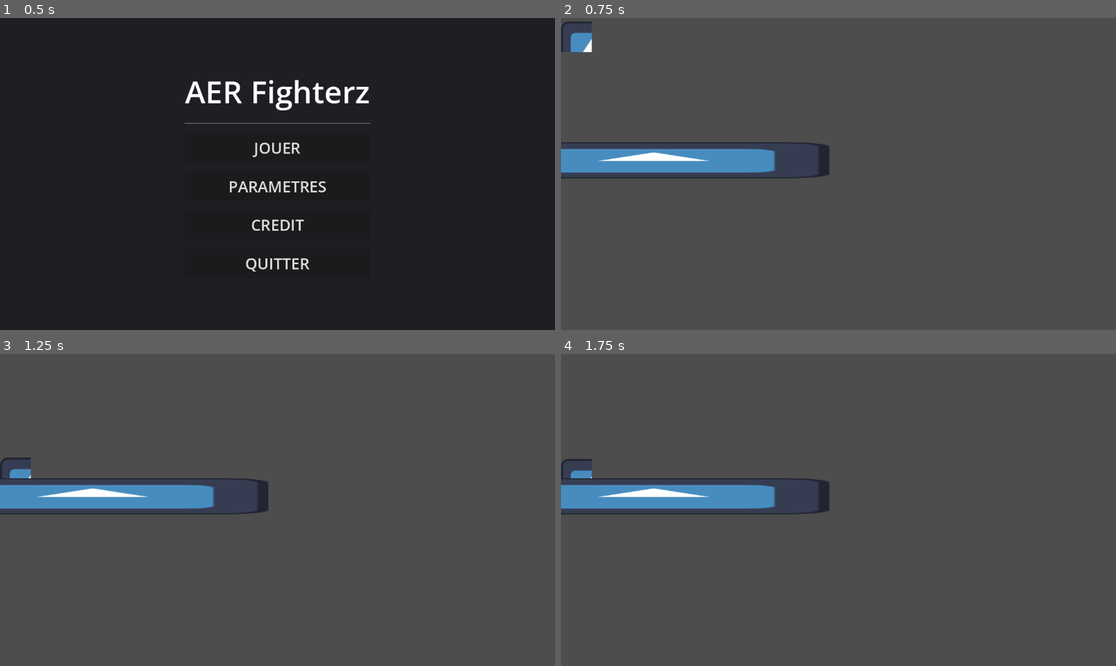
Above: before the commit, frames 1-4 (two rows, left to right).
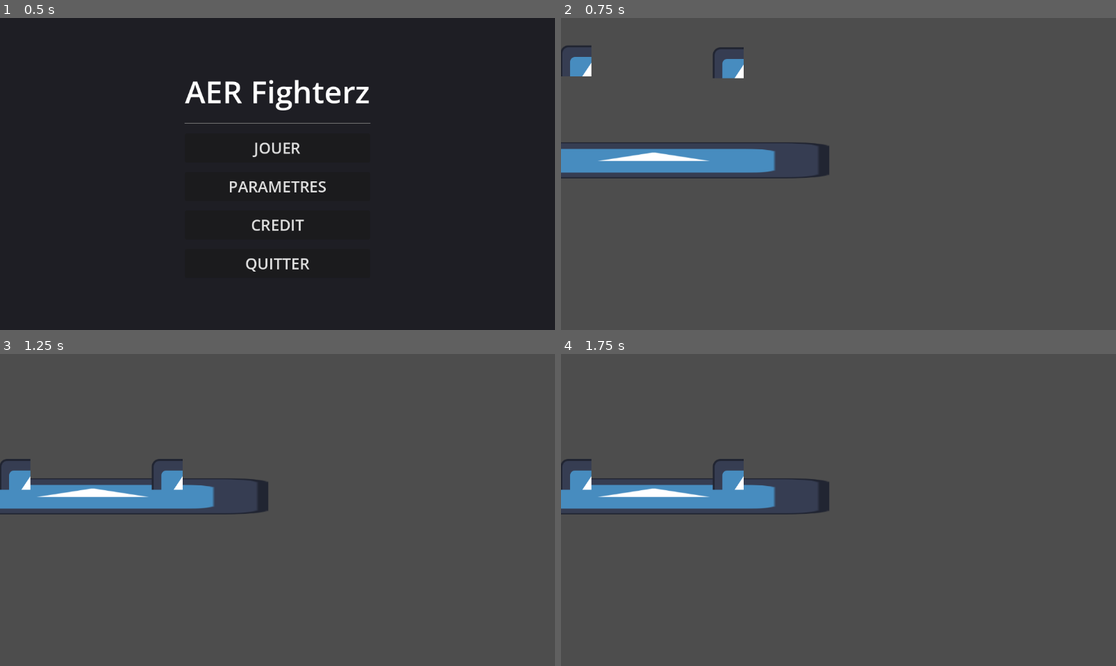
Above: after the commit, the same moments.

Repository: Alexnex31/Game-JAM-epitech
Game: Godot game, scene res://src/scenes/MainMenu.tscn
Two runs of this game, one before a commit and one after it. Both use one fixed random seed, a clock stepped at 60 frames per second and the inputs below. The engine's default icon, where the game draws it, is replaced by a stand-in: a white triangle on a blue panel in a dark square.
Inputs:
- Up to frame 1 (0.5 s): no input
- Up to frame 2 (0.75 s): click "JOUER" at 0.5 s
- Up to frame 3 (1.25 s): no input
- Up to frame 4 (1.75 s): tap Enter (ui_accept) at 1.25, 1.52 s; hold Right (ui_right) from 1.28 s (still down)

Frame 1 is identical in both runs. In frame 2, 0.9% of the frame differs, in the area x 0-33%, y 1-20%; in frame 3, 0.5%; in frame 4, 0.5%.

Commit message:
ADD: base attacks for president character

Diff:
--- a/fighting-game/Marc.tscn
+++ b/fighting-game/Marc.tscn
@@ -1,7 +1,7 @@
 [gd_scene format=3 uid="uid://dqt473x2caf87"]
 
 [ext_resource type="PackedScene" uid="uid://cd7t7xpmbu3cx" path="res://FighterBase.tscn" id="1_svb0j"]
-[ext_resource type="Script" uid="uid://kdqbxeic2cjs" path="res://marc_extend.gd" id="2_ycs55"]
+[ext_resource type="Script" uid="uid://kdqbxeic2cjs" path="res://scripts/marc_extend.gd" id="2_ycs55"]
 
 [node name="Marc_FighterBase" unique_id=1814184204 instance=ExtResource("1_svb0j")]
 script = ExtResource("2_ycs55")
--- a/fighting-game/NOE.tscn
+++ b/fighting-game/NOE.tscn
@@ -1,7 +1,7 @@
 [gd_scene format=3 uid="uid://ben8x18wuvevq"]
 
 [ext_resource type="PackedScene" uid="uid://cd7t7xpmbu3cx" path="res://FighterBase.tscn" id="1_ubaqj"]
-[ext_resource type="Script" uid="uid://q4desb2emonh" path="res://noe_climb.gd" id="2_t5x6t"]
+[ext_resource type="Script" uid="uid://q4desb2emonh" path="res://scripts/noe_climb.gd" id="2_t5x6t"]
 
 [node name="NOE_FighterBase" unique_id=1814184204 instance=ExtResource("1_ubaqj")]
 script = ExtResource("2_t5x6t")
--- a/fighting-game/President.tscn
+++ b/fighting-game/President.tscn
@@ -1,8 +1,651 @@
 [gd_scene format=3 uid="uid://btjqgmgnfkknx"]
 
 [ext_resource type="PackedScene" uid="uid://cd7t7xpmbu3cx" path="res://FighterBase.tscn" id="1_qngl1"]
+[ext_resource type="Script" uid="uid://dcb3pljtce4fq" path="res://president_standard.gd" id="2_6lstj"]
+
+[sub_resource type="Animation" id="Animation_6lstj"]
+length = 0.001
+tracks/0/type = "value"
+tracks/0/imported = false
+tracks/0/enabled = true
+tracks/0/path = NodePath("Sprite2D:frame")
+tracks/0/interp = 1
+tracks/0/loop_wrap = true
+tracks/0/keys = {
+"times": PackedFloat32Array(0),
+"transitions": PackedFloat32Array(1),
+"update": 1,
+"values": [0]
+}
+tracks/1/type = "value"
+tracks/1/imported = false
+tracks/1/enabled = true
+tracks/1/path = NodePath("Hitbox/CollisionShape2D:disabled")
+tracks/1/interp = 1
+tracks/1/loop_wrap = true
+tracks/1/keys = {
+"times": PackedFloat32Array(0),
+"transitions": PackedFloat32Array(1),
+"update": 1,
+"values": [false]
+}
+
+[sub_resource type="Animation" id="Animation_k5ska"]
+resource_name = "air_dash_attack"
+length = 0.5
+tracks/0/type = "value"
+tracks/0/imported = false
+tracks/0/enabled = true
+tracks/0/path = NodePath("Sprite2D:frame")
+tracks/0/interp = 1
+tracks/0/loop_wrap = true
+tracks/0/keys = {
+"times": PackedFloat32Array(0, 0.1, 0.2, 0.3, 0.4, 0.5),
+"transitions": PackedFloat32Array(1, 1, 1, 1, 1, 1),
+"update": 1,
+"values": [0, 1, 3, 1, 2, 0]
+}
+tracks/1/type = "value"
+tracks/1/imported = false
+tracks/1/enabled = true
+tracks/1/path = NodePath("Hitbox/CollisionShape2D:disabled")
+tracks/1/interp = 1
+tracks/1/loop_wrap = true
+tracks/1/keys = {
+"times": PackedFloat32Array(0.2, 0.4),
+"transitions": PackedFloat32Array(1, 1),
+"update": 1,
+"values": [false, true]
+}
+tracks/2/type = "method"
+tracks/2/imported = false
+tracks/2/enabled = true
+tracks/2/path = NodePath(".")
+tracks/2/interp = 1
+tracks/2/loop_wrap = true
+tracks/2/keys = {
+"times": PackedFloat32Array(0.33333334),
+"transitions": PackedFloat32Array(1),
+"values": [{
+"args": [],
+"method": &"end_attack"
+}]
+}
+
+[sub_resource type="Animation" id="Animation_n16mq"]
+resource_name = "air_headbutt"
+length = 0.5
+tracks/0/type = "value"
+tracks/0/imported = false
+tracks/0/enabled = true
+tracks/0/path = NodePath("Sprite2D:frame")
+tracks/0/interp = 1
+tracks/0/loop_wrap = true
+tracks/0/keys = {
+"times": PackedFloat32Array(0, 0.1, 0.2, 0.3, 0.4, 0.5),
+"transitions": PackedFloat32Array(1, 1, 1, 1, 1, 1),
+"update": 1,
+"values": [0, 1, 3, 1, 2, 0]
+}
+tracks/1/type = "value"
+tracks/1/imported = false
+tracks/1/enabled = true
+tracks/1/path = NodePath("Hitbox/CollisionShape2D:disabled")
+tracks/1/interp = 1
+tracks/1/loop_wrap = true
+tracks/1/keys = {
+"times": PackedFloat32Array(0.2, 0.4),
+"transitions": PackedFloat32Array(1, 1),
+"update": 1,
+"values": [false, true]
+}
+tracks/2/type = "method"
+tracks/2/imported = false
+tracks/2/enabled = true
+tracks/2/path = NodePath(".")
+tracks/2/interp = 1
+tracks/2/loop_wrap = true
+tracks/2/keys = {
+"times": PackedFloat32Array(0.33333334),
+"transitions": PackedFloat32Array(1),
+"values": [{
+"args": [],
+"method": &"end_attack"
+}]
+}
+
+[sub_resource type="Animation" id="Animation_h2ayf"]
+resource_name = "air_kick"
+length = 0.5
+tracks/0/type = "value"
+tracks/0/imported = false
+tracks/0/enabled = true
+tracks/0/path = NodePath("Sprite2D:frame")
+tracks/0/interp = 1
+tracks/0/loop_wrap = true
+tracks/0/keys = {
+"times": PackedFloat32Array(0, 0.1, 0.2, 0.3, 0.4, 0.5),
+"transitions": PackedFloat32Array(1, 1, 1, 1, 1, 1),
+"update": 1,
+"values": [0, 1, 3, 1, 2, 0]
+}
+tracks/1/type = "value"
+tracks/1/imported = false
+tracks/1/enabled = true
+tracks/1/path = NodePath("Hitbox/CollisionShape2D:disabled")
+tracks/1/interp = 1
+tracks/1/loop_wrap = true
+tracks/1/keys = {
+"times": PackedFloat32Array(0.2, 0.4),
+"transitions": PackedFloat32Array(1, 1),
+"update": 1,
+"values": [false, true]
+}
+tracks/2/type = "method"
+tracks/2/imported = false
+tracks/2/enabled = true
+tracks/2/path = NodePath(".")
+tracks/2/interp = 1
+tracks/2/loop_wrap = true
+tracks/2/keys = {
+"times": PackedFloat32Array(0.33333334),
+"transitions": PackedFloat32Array(1),
+"values": [{
+"args": [],
+"method": &"end_attack"
+}]
+}
+
+[sub_resource type="Animation" id="Animation_44spi"]
+resource_name = "air_spin"
+length = 0.5
+tracks/0/type = "value"
+tracks/0/imported = false
+tracks/0/enabled = true
+tracks/0/path = NodePath("Sprite2D:frame")
+tracks/0/interp = 1
+tracks/0/loop_wrap = true
+tracks/0/keys = {
+"times": PackedFloat32Array(0, 0.1, 0.2, 0.3, 0.4, 0.5),
+"transitions": PackedFloat32Array(1, 1, 1, 1, 1, 1),
+"update": 1,
+"values": [0, 1, 3, 1, 2, 0]
+}
+tracks/1/type = "value"
+tracks/1/imported = false
+tracks/1/enabled = true
+tracks/1/path = NodePath("Hitbox/CollisionShape2D:disabled")
+tracks/1/interp = 1
+tracks/1/loop_wrap = true
+tracks/1/keys = {
+"times": PackedFloat32Array(0.2, 0.4),
+"transitions": PackedFloat32Array(1, 1),
+"update": 1,
+"values": [false, true]
+}
+tracks/2/type = "method"
+tracks/2/imported = false
+tracks/2/enabled = true
+tracks/2/path = NodePath(".")
+tracks/2/interp = 1
+tracks/2/loop_wrap = true
+tracks/2/keys = {
+"times": PackedFloat32Array(0.33333334),
+"transitions": PackedFloat32Array(1),
+"values": [{
+"args": [],
+"method": &"end_attack"
+}]
+}
+
+[sub_resource type="Animation" id="Animation_ia7mg"]
+resource_name = "attack_normal"
+length = 0.5
+tracks/0/type = "value"
+tracks/0/imported = false
+tracks/0/enabled = true
+tracks/0/path = NodePath("Sprite2D:frame")
+tracks/0/interp = 1
+tracks/0/loop_wrap = true
+tracks/0/keys = {
+"times": PackedFloat32Array(0, 0.1, 0.2, 0.3, 0.4, 0.5),
+"transitions": PackedFloat32Array(1, 1, 1, 1, 1, 1),
+"update": 1,
+"values": [0, 1, 2, 3, 0, 1]
+}
+tracks/1/type = "value"
+tracks/1/imported = false
+tracks/1/enabled = true
+tracks/1/path = NodePath("Hitbox/CollisionShape2D:disabled")
+tracks/1/interp = 1
+tracks/1/loop_wrap = true
+tracks/1/keys = {
+"times": PackedFloat32Array(0.15, 0.35),
+"transitions": PackedFloat32Array(1, 1),
+"update": 1,
+"values": [false, true]
+}
+tracks/2/type = "method"
+tracks/2/imported = false
+tracks/2/enabled = true
+tracks/2/path = NodePath(".")
+tracks/2/interp = 1
+tracks/2/loop_wrap = true
+tracks/2/keys = {
+"times": PackedFloat32Array(0.4),
+"transitions": PackedFloat32Array(1),
+"values": [{
+"args": [],
+"method": &"end_attack"
+}]
+}
+
+[sub_resource type="Animation" id="Animation_idjwv"]
+resource_name = "dash_attack"
+length = 0.5
+tracks/0/type = "value"
+tracks/0/imported = false
+tracks/0/enabled = true
+tracks/0/path = NodePath("Sprite2D:frame")
+tracks/0/interp = 1
+tracks/0/loop_wrap = true
+tracks/0/keys = {
+"times": PackedFloat32Array(0, 0.1, 0.2, 0.3, 0.4, 0.5),
+"transitions": PackedFloat32Array(1, 1, 1, 1, 1, 1),
+"update": 1,
+"values": [0, 1, 3, 1, 2, 0]
+}
+tracks/1/type = "value"
+tracks/1/imported = false
+tracks/1/enabled = true
+tracks/1/path = NodePath("Hitbox/CollisionShape2D:disabled")
+tracks/1/interp = 1
+tracks/1/loop_wrap = true
+tracks/1/keys = {
+"times": PackedFloat32Array(0.2, 0.4),
+"transitions": PackedFloat32Array(1, 1),
+"update": 1,
+"values": [false, true]
+}
+tracks/2/type = "method"
+tracks/2/imported = false
+tracks/2/enabled = true
+tracks/2/path = NodePath(".")
+tracks/2/interp = 1
+tracks/2/loop_wrap = true
+tracks/2/keys = {
+"times": PackedFloat32Array(0.33333334),
+"transitions": PackedFloat32Array(1),
+"values": [{
+"args": [],
+"method": &"end_attack"
+}]
+}
+
+[sub_resource type="Animation" id="Animation_vqse7"]
+resource_name = "neutral"
+length = 0.5
+tracks/0/type = "value"
+tracks/0/imported = false
+tracks/0/enabled = true
+tracks/0/path = NodePath("Sprite2D:frame")
+tracks/0/interp = 1
+tracks/0/loop_wrap = true
+tracks/0/keys = {
+"times": PackedFloat32Array(0, 0.1, 0.2, 0.3, 0.4, 0.5),
+"transitions": PackedFloat32Array(1, 1, 1, 1, 1, 1),
+"update": 1,
+"values": [0, 1, 3, 1, 2, 0]
+}
+tracks/1/type = "value"
+tracks/1/imported = false
+tracks/1/enabled = true
+tracks/1/path = NodePath("Hitbox/CollisionShape2D:disabled")
+tracks/1/interp = 1
+tracks/1/loop_wrap = true
+tracks/1/keys = {
+"times": PackedFloat32Array(0.2, 0.4),
+"transitions": PackedFloat32Array(1, 1),
+"update": 1,
+"values": [false, true]
+}
+tracks/2/type = "method"
+tracks/2/imported = false
+tracks/2/enabled = true
+tracks/2/path = NodePath(".")
+tracks/2/interp = 1
+tracks/2/loop_wrap = true
+tracks/2/keys = {
+"times": PackedFloat32Array(0.33333334),
+"transitions": PackedFloat32Array(1),
+"values": [{
+"args": [],
+"method": &"end_attack"
+}]
+}
+
+[sub_resource type="Animation" id="Animation_qlc5t"]
+resource_name = "poirier"
+length = 0.5
+tracks/0/type = "value"
+tracks/0/imported = false
+tracks/0/enabled = true
+tracks/0/path = NodePath("Sprite2D:frame")
+tracks/0/interp = 1
+tracks/0/loop_wrap = true
+tracks/0/keys = {
+"times": PackedFloat32Array(0, 0.1, 0.2, 0.3, 0.4, 0.5),
+"transitions": PackedFloat32Array(1, 1, 1, 1, 1, 1),
+"update": 1,
+"values": [0, 1, 3, 1, 2, 0]
+}
+tracks/1/type = "value"
+tracks/1/imported = false
+tracks/1/enabled = true
+tracks/1/path = NodePath("Hitbox/CollisionShape2D:disabled")
+tracks/1/interp = 1
+tracks/1/loop_wrap = true
+tracks/1/keys = {
+"times": PackedFloat32Array(0.2, 0.4),
+"transitions": PackedFloat32Array(1, 1),
+"update": 1,
+"values": [false, true]
+}
+tracks/2/type = "method"
+tracks/2/imported = false
+tracks/2/enabled = true
+tracks/2/path = NodePath(".")
+tracks/2/interp = 1
+tracks/2/loop_wrap = true
+tracks/2/keys = {
+"times": PackedFloat32Array(0.33333334),
+"transitions": PackedFloat32Array(1),
+"values": [{
+"args": [],
+"method": &"end_attack"
+}]
+}
+
+[sub_resource type="Animation" id="Animation_pobqh"]
+resource_name = "spec_air"
+length = 0.5
+tracks/0/type = "value"
+tracks/0/imported = false
+tracks/0/enabled = true
+tracks/0/path = NodePath("Sprite2D:frame")
+tracks/0/interp = 1
+tracks/0/loop_wrap = true
+tracks/0/keys = {
+"times": PackedFloat32Array(0, 0.1, 0.2, 0.3, 0.4, 0.5),
+"transitions": PackedFloat32Array(1, 1, 1, 1, 1, 1),
+"update": 1,
+"values": [0, 1, 3, 1, 2, 0]
+}
+tracks/1/type = "value"
+tracks/1/imported = false
+tracks/1/enabled = true
+tracks/1/path = NodePath("Hitbox/CollisionShape2D:disabled")
+tracks/1/interp = 1
+tracks/1/loop_wrap = true
+tracks/1/keys = {
+"times": PackedFloat32Array(0.2, 0.4),
+"transitions": PackedFloat32Array(1, 1),
+"update": 1,
+"values": [false, true]
+}
+tracks/2/type = "method"
+tracks/2/imported = false
+tracks/2/enabled = true
+tracks/2/path = NodePath(".")
+tracks/2/interp = 1
+tracks/2/loop_wrap = true
+tracks/2/keys = {
+"times": PackedFloat32Array(0.33333334),
+"transitions": PackedFloat32Array(1),
+"values": [{
+"args": [],
+"method": &"end_attack"
+}]
+}
+
+[sub_resource type="Animation" id="Animation_shh03"]
+resource_name = "spec_down"
+length = 0.5
+tracks/0/type = "value"
+tracks/0/imported = false
+tracks/0/enabled = true
+tracks/0/path = NodePath("Sprite2D:frame")
+tracks/0/interp = 1
+tracks/0/loop_wrap = true
+tracks/0/keys = {
+"times": PackedFloat32Array(0, 0.1, 0.2, 0.3, 0.4, 0.5),
+"transitions": PackedFloat32Array(1, 1, 1, 1, 1, 1),
+"update": 1,
+"values": [0, 1, 3, 1, 2, 0]
+}
+tracks/1/type = "value"
+tracks/1/imported = false
+tracks/1/enabled = true
+tracks/1/path = NodePath("Hitbox/CollisionShape2D:disabled")
+tracks/1/interp = 1
+tracks/1/loop_wrap = true
+tracks/1/keys = {
+"times": PackedFloat32Array(0.2, 0.4),
+"transitions": PackedFloat32Array(1, 1),
+"update": 1,
+"values": [false, true]
+}
+tracks/2/type = "method"
+tracks/2/imported = false
+tracks/2/enabled = true
+tracks/2/path = NodePath(".")
+tracks/2/interp = 1
+tracks/2/loop_wrap = true
+tracks/2/keys = {
+"times": PackedFloat32Array(0.33333334),
+"transitions": PackedFloat32Array(1),
+"values": [{
+"args": [],
+"method": &"end_attack"
+}]
+}
+
+[sub_resource type="Animation" id="Animation_lcgo2"]
+resource_name = "spec_neutral"
+length = 0.5
+tracks/0/type = "value"
+tracks/0/imported = false
+tracks/0/enabled = true
+tracks/0/path = NodePath("Sprite2D:frame")
+tracks/0/interp = 1
+tracks/0/loop_wrap = true
+tracks/0/keys = {
+"times": PackedFloat32Array(0, 0.1, 0.2, 0.3, 0.4, 0.5),
+"transitions": PackedFloat32Array(1, 1, 1, 1, 1, 1),
+"update": 1,
+"values": [0, 1, 3, 1, 2, 0]
+}
+tracks/1/type = "value"
+tracks/1/imported = false
+tracks/1/enabled = true
+tracks/1/path = NodePath("Hitbox/CollisionShape2D:disabled")
+tracks/1/interp = 1
+tracks/1/loop_wrap = true
+tracks/1/keys = {
+"times": PackedFloat32Array(0.2, 0.4),
+"transitions": PackedFloat32Array(1, 1),
+"update": 1,
+"values": [false, true]
+}
+tracks/2/type = "method"
+tracks/2/imported = false
+tracks/2/enabled = true
+tracks/2/path = NodePath(".")
+tracks/2/interp = 1
+tracks/2/loop_wrap = true
+tracks/2/keys = {
+"times": PackedFloat32Array(0.33333334),
+"transitions": PackedFloat32Array(1),
+"values": [{
+"args": [],
+"method": &"end_attack"
+}]
+}
+
+[sub_resource type="Animation" id="Animation_0e3mr"]
+resource_name = "spec_side"
+length = 0.5
+tracks/0/type = "value"
+tracks/0/imported = false
+tracks/0/enabled = true
+tracks/0/path = NodePath("Sprite2D:frame")
+tracks/0/interp = 1
+tracks/0/loop_wrap = true
+tracks/0/keys = {
+"times": PackedFloat32Array(0, 0.1, 0.2, 0.3, 0.4, 0.5),
+"transitions": PackedFloat32Array(1, 1, 1, 1, 1, 1),
+"update": 1,
+"values": [0, 1, 3, 1, 2, 0]
+}
+tracks/1/type = "value"
+tracks/1/imported = false
+tracks/1/enabled = true
+tracks/1/path = NodePath("Hitbox/CollisionShape2D:disabled")
+tracks/1/interp = 1
+tracks/1/loop_wrap = true
+tracks/1/keys = {
+"times": PackedFloat32Array(0.2, 0.4),
+"transitions": PackedFloat32Array(1, 1),
+"update": 1,
+"values": [false, true]
+}
+tracks/2/type = "method"
+tracks/2/imported = false
+tracks/2/enabled = true
+tracks/2/path = NodePath(".")
+tracks/2/interp = 1
+tracks/2/loop_wrap = true
+tracks/2/keys = {
+"times": PackedFloat32Array(0.33333334),
+"transitions": PackedFloat32Array(1),
+"values": [{
+"args": [],
+"method": &"end_attack"
+}]
+}
+
+[sub_resource type="Animation" id="Animation_1nelo"]
+resource_name = "spec_up"
+length = 0.5
+tracks/0/type = "value"
+tracks/0/imported = false
+tracks/0/enabled = true
+tracks/0/path = NodePath("Sprite2D:frame")
+tracks/0/interp = 1
+tracks/0/loop_wrap = true
+tracks/0/keys = {
+"times": PackedFloat32Array(0, 0.1, 0.2, 0.3, 0.4, 0.5),
+"transitions": PackedFloat32Array(1, 1, 1, 1, 1, 1),
+"update": 1,
+"values": [0, 1, 3, 1, 2, 0]
+}
+tracks/1/type = "value"
+tracks/1/imported = false
+tracks/1/enabled = true
+tracks/1/path = NodePath("Hitbox/CollisionShape2D:disabled")
+tracks/1/interp = 1
+tracks/1/loop_wrap = true
+tracks/1/keys = {
+"times": PackedFloat32Array(0.2, 0.4),
+"transitions": PackedFloat32Array(1, 1),
+"update": 1,
+"values": [false, true]
+}
+tracks/2/type = "method"
+tracks/2/imported = false
+tracks/2/enabled = true
+tracks/2/path = NodePath(".")
+tracks/2/interp = 1
+tracks/2/loop_wrap = true
+tracks/2/keys = {
+"times": PackedFloat32Array(0.33333334),
+"transitions": PackedFloat32Array(1),
+"values": [{
+"args": [],
+"method": &"end_attack"
+}]
+}
+
+[sub_resource type="Animation" id="Animation_tg5ce"]
+resource_name = "uppercut"
+length = 0.5
+tracks/0/type = "value"
+tracks/0/imported = false
+tracks/0/enabled = true
+tracks/0/path = NodePath("Sprite2D:frame")
+tracks/0/interp = 1
+tracks/0/loop_wrap = true
+tracks/0/keys = {
+"times": PackedFloat32Array(0, 0.1, 0.2, 0.3, 0.4, 0.5),
+"transitions": PackedFloat32Array(1, 1, 1, 1, 1, 1),
+"update": 1,
+"values": [0, 1, 3, 1, 2, 0]
+}
+tracks/1/type = "value"
+tracks/1/imported = false
+tracks/1/enabled = true
+tracks/1/path = NodePath("Hitbox/CollisionShape2D:disabled")
+tracks/1/interp = 1
+tracks/1/loop_wrap = true
+tracks/1/keys = {
+"times": PackedFloat32Array(0.2, 0.4),
+"transitions": PackedFloat32Array(1, 1),
+"update": 1,
+"values": [false, true]
+}
+tracks/2/type = "method"
+tracks/2/imported = false
+tracks/2/enabled = true
+tracks/2/path = NodePath(".")
+tracks/2/interp = 1
+tracks/2/loop_wrap = true
+tracks/2/keys = {
+"times": PackedFloat32Array(0.33333334),
+"transitions": PackedFloat32Array(1),
+"values": [{
+"args": [],
+"method": &"end_attack"
+}]
+}
+
+[sub_resource type="AnimationLibrary" id="AnimationLibrary_o5j1e"]
+_data = {
+&"RESET": SubResource("Animation_6lstj"),
+&"air_dash_attack": SubResource("Animation_k5ska"),
+&"air_headbutt": SubResource("Animation_n16mq"),
+&"air_kick": SubResource("Animation_h2ayf"),
+&"air_spin": SubResource("Animation_44spi"),
+&"attack_normal": SubResource("Animation_ia7mg"),
+&"dash_attack": SubResource("Animation_idjwv"),
+&"neutral": SubResource("Animation_vqse7"),
+&"poirier": SubResource("Animation_qlc5t"),
+&"spec_air": SubResource("Animation_pobqh"),
+&"spec_down": SubResource("Animation_shh03"),
+&"spec_neutral": SubResource("Animation_lcgo2"),
+&"spec_side": SubResource("Animation_0e3mr"),
+&"spec_up": SubResource("Animation_1nelo"),
+&"uppercut": SubResource("Animation_tg5ce")
+}
 
 [node name="President_FighterBase" unique_id=1814184204 instance=ExtResource("1_qngl1")]
-speed = 450.0
-jump_velocity = -500.0
-weight = 0.7
+script = ExtResource("2_6lstj")
+strength_multiplier = 1.0
+is_mini = false
+max_hp = 100.0
+speed = 300.0
+jump_velocity = -600.0
+weight = 1.0
+player_id = 1
+
+[node name="AnimationPlayer" parent="." index="2" unique_id=1460908990]
+libraries/ = SubResource("AnimationLibrary_o5j1e")
--- a/fighting-game/brouillon_arena.tscn
+++ b/fighting-game/brouillon_arena.tscn
@@ -1,8 +1,8 @@
 [gd_scene format=3 uid="uid://bkwmw04xhsw01"]
 
-[ext_resource type="Script" uid="uid://c0cu2pi8sj3nb" path="res://area.gd" id="1_paolq"]
-[ext_resource type="PackedScene" uid="uid://jhlbjbu85xnd" path="res://CecilYA.tscn" id="2_f8uun"]
+[ext_resource type="Script" uid="uid://c0cu2pi8sj3nb" path="res://scripts/area.gd" id="1_paolq"]
 [ext_resource type="Texture2D" uid="uid://bn5y7dwt1qqau" path="res://icon.svg" id="3_da5vq"]
+[ext_resource type="PackedScene" uid="uid://btjqgmgnfkknx" path="res://President.tscn" id="3_mwyi6"]
 
 [sub_resource type="RectangleShape2D" id="RectangleShape2D_f8uun"]
 size = Vector2(1960.75, 499.5)
@@ -19,9 +19,6 @@
 position = Vector2(477, 664)
 shape = SubResource("RectangleShape2D_f8uun")
 
-[node name="Cecilya_FighterBase" parent="." unique_id=1814184204 instance=ExtResource("2_f8uun")]
-position = Vector2(32, 24)
-
 [node name="arena" type="StaticBody2D" parent="." unique_id=1560683133]
 collision_mask = 0
 
@@ -35,4 +32,11 @@
 scale = Vector2(5.6953125, 0.5859375)
 texture = ExtResource("3_da5vq")
 
+[node name="President_FighterBase" parent="." unique_id=1814184204 instance=ExtResource("3_mwyi6")]
+position = Vector2(31, 74)
+
+[node name="President_FighterBase2" parent="." unique_id=1365827944 instance=ExtResource("3_mwyi6")]
+position = Vector2(347, 78)
+player_id = 2
+
 [connection signal="body_entered" from="blast_zone" to="." method="_on_blast_zone_body_entered"]
--- /dev/null
+++ b/fighting-game/president_standard.gd
@@ -0,0 +1,85 @@
+extends Fighter # On hérite de la base
+
+@export var strength_multiplier: float = 1.0
+@export var is_mini: bool = false
+
+# Timers pour les effets
+var buff_timer: float = 0.0
+var mini_timer: float = 0.0
+
+func _physics_process(delta):
+	# Gestion des timers de buffs
+	if buff_timer > 0:
+		buff_timer -= delta
+		if buff_timer <= 0: strength_multiplier = 1.0
+
+	if mini_timer > 0:
+		mini_timer -= delta
+		if mini_timer <= 0: end_ultimate()
+
+	# On ne lance pas d'attaque si on est déjà en train d'attaquer
+	if not is_attacking and not is_being_grabbed:
+		check_attack_inputs()
+
+	super._physics_process(delta) # On garde la physique de base
+
+func check_attack_inputs():
+	var up = Input.is_action_pressed(get_input_string("move_up"))
+	var down = Input.is_action_pressed(get_input_string("move_down"))
+	var side = abs(Input.get_axis(get_input_string("move_left"), get_input_string("move_right"))) > 0.5
+
+	# --- BOUTON ATTACK NORMAL ---
+	if Input.is_action_just_pressed(get_input_string("attack_normal")):
+		if is_on_floor():
+			if up: play_move("uppercut")
+			elif down: play_move("poirier")
+			elif side: play_move("dash_attack")
+			else: play_move("neutral")
+		else: # En l'air
+			if up: play_move("air_headbutt")
+			elif down: play_move("air_kick")
+			elif side: play_move("air_dash_attack")
+			else: play_move("air_spin")
+
+	# --- BOUTON SPECIAL ---
+	if Input.is_action_just_pressed(get_input_string("attack_special")):
+		if is_on_floor():
+			if up: play_move("spec_up")
+			elif down: play_move("spec_down")
+			elif side: play_move("spec_side")
+			else: play_move("spec_neutral")
+		else:
+			play_move("spec_air")
+
+	# --- ULTIME ---
+	if Input.is_action_just_pressed(get_input_string("attack_ultimate")):
+		start_ultimate()
+
+func play_move(anim_name: String):
+	is_attacking = true
+	$AnimationPlayer.play(anim_name)
+
+func power_jump():
+	velocity.y = -800 # Propulsion vers le haut
+	current_attack_damage = 12 * strength_multiplier
+	current_attack_knockback = 400
+
+func power_dash():
+	velocity.x = facing_direction * 1000 # Dash rapide vers l'avant
+	# On pourrait ajouter une variable 'apply_stun' que take_damage lirait
+func spec_neutral():
+	strength_multiplier = 1.5
+	buff_timer = 5.0 # Dure 5 secondes
+	# Joue un petit effet visuel ou change la couleur du sprite
+	modulate = Color.RED
+
+func start_ultimate():
+	is_mini = true
+	mini_timer = 8.0 # Dure 8 secondes
+	scale = Vector2(0.5, 0.5) # On divise la taille par 2
+	speed *= 1.5 # On devient beaucoup plus rapide
+
+func end_ultimate():
+	is_mini = false
+	scale = Vector2(1, 1) # Retour à la normale
+	speed /= 1.5
--- a/fighting-game/src/scenes/Main.tscn
+++ b/fighting-game/src/scenes/Main.tscn
@@ -1,6 +1,6 @@
-[gd_scene load_steps=2 format=3 uid="uid://c8x4j5k6l7m8n"]
+[gd_scene format=3 uid="uid://c8x4j5k6l7m8n"]
 
-[ext_resource type="Script" path="res://src/scripts/Main.gd" id="1_script"]
+[ext_resource type="Script" uid="uid://3157vudwljxm" path="res://src/scripts/Main.gd" id="1_script"]
 
-[node name="Main" type="Node"]
+[node name="Main" type="Node" unique_id=1775017876]
 script = ExtResource("1_script")
Not shown, added: fighting-game/president_standard.gd.uid
Renamed: fighting-game/area.gd -> fighting-game/scripts/area.gd
Renamed: fighting-game/area.gd.uid -> fighting-game/scripts/area.gd.uid
Renamed: fighting-game/marc_extend.gd -> fighting-game/scripts/marc_extend.gd
Renamed: fighting-game/marc_extend.gd.uid -> fighting-game/scripts/marc_extend.gd.uid
Renamed: fighting-game/noe_climb.gd -> fighting-game/scripts/noe_climb.gd
Renamed: fighting-game/noe_climb.gd.uid -> fighting-game/scripts/noe_climb.gd.uid
